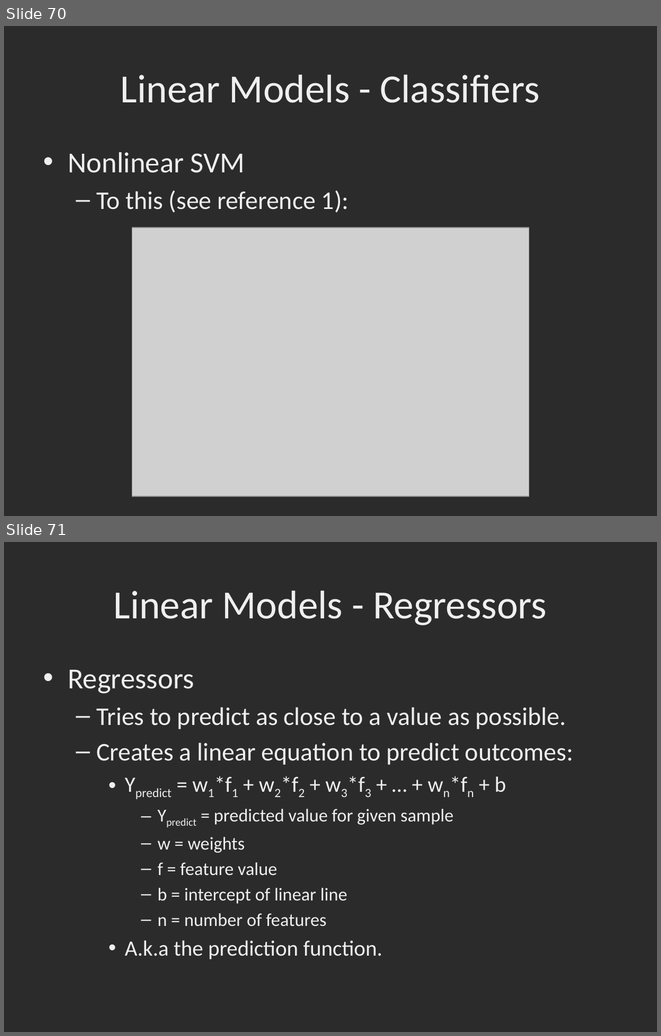
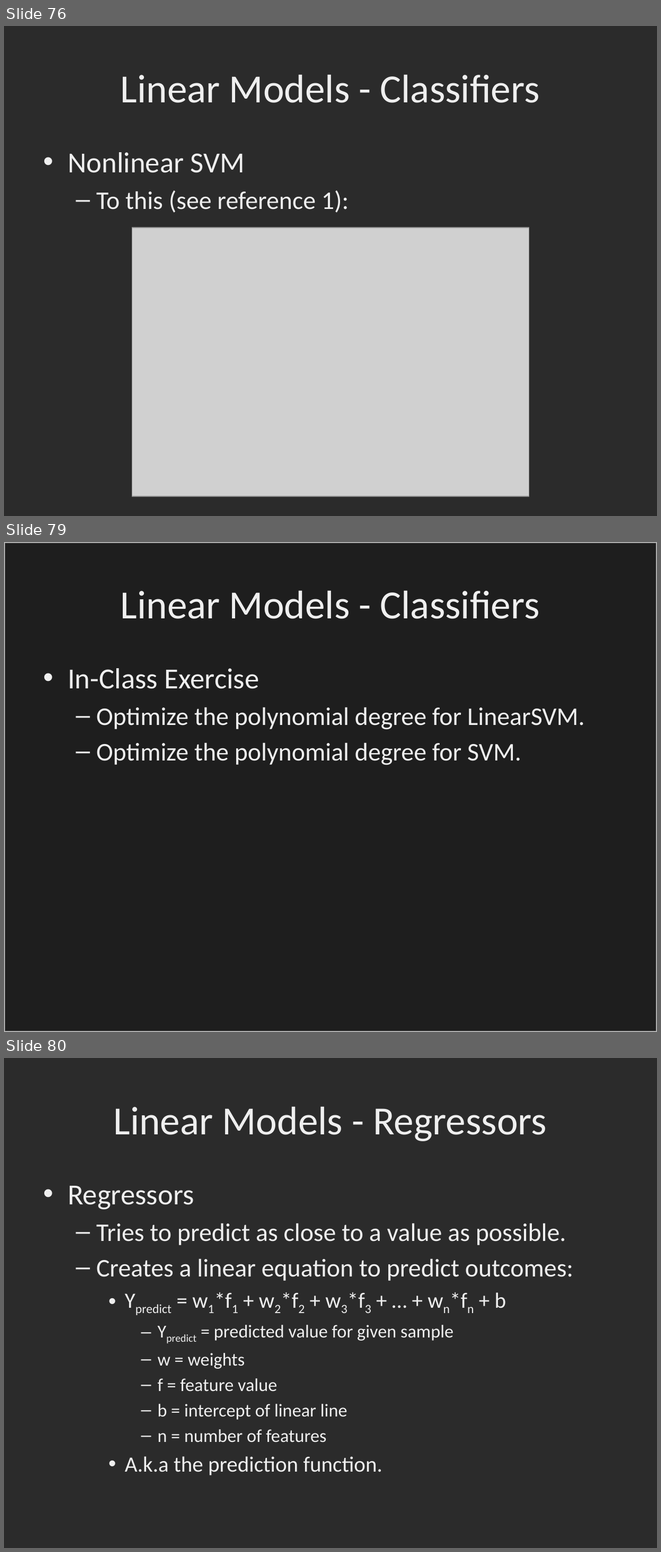
Before and after one commit to dbowmans46/PracticalProgramming, a slide deck: Session 7 - Python/Instructional Material/Session 7 - Python Brief Intro to Machine Learning with Scikit Learn.pptx. Shown one above the other, each under a label of ours: slides 70 and 71 before the commit, slides 76, 79 and 80 after it; the slides between them are not shown. The pictures are 661x1036 and 661x1552 pixels, drawn with LibreOffice and Linux fonts; fonts in the diff are those of the drawing; grey boxes stand for pictures; background and template pictures are left out; a plain dark background stands for a picture behind light text. Boxes give left, top, right and bottom in pixels: in the first picture for what was removed or moved away, otherwise in the second. Text is boxed around its words. In the diff, an @@ line names an element or a change of style, - is before the commit and + after.

Commit message:
Added docstrings to MLHelper, fixed linear equations in slides, added SVM slides, updated logistic regression and regularization slides, SVM code, fixed Logistic Regression code.

```diff
--- a/Session 7 - Python/Instructional Material/Session 7 - Python Brief Intro to Machine Learning with Scikit Learn.pptx
+++ b/Session 7 - Python/Instructional Material/Session 7 - Python Brief Intro to Machine Learning with Scikit Learn.pptx
@@ slide 79 added at [4,542,657,1032], background picture (left out) @@
@@ rectangle added at [4,542,657,1032], fill #181818 at 68% opacity, outline #B1B1B1 2 pt @@
@@ title added at [121,590,540,619], 44 pt, text #EFEFEF @@
+Linear Models - Classifiers
@@ text added at [68,668,584,765], 28 pt, text #EFEFEF @@
+• In-Class Exercise
+  – Optimize the polynomial degree for LinearSVM.
+  – Optimize the polynomial degree for SVM.
@@ what was slide 70 is now slide 76 @@
@@ what was slide 71 is now slide 80 @@
```
Also in this commit, not shown: 3 slides changed, 9 other slides added, 1 slide removed, 2 other files.
